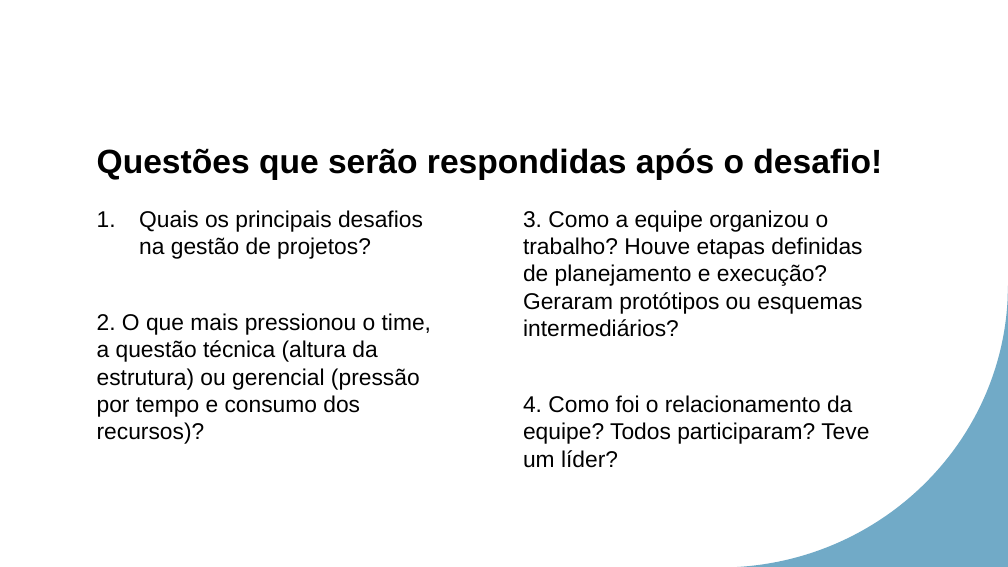
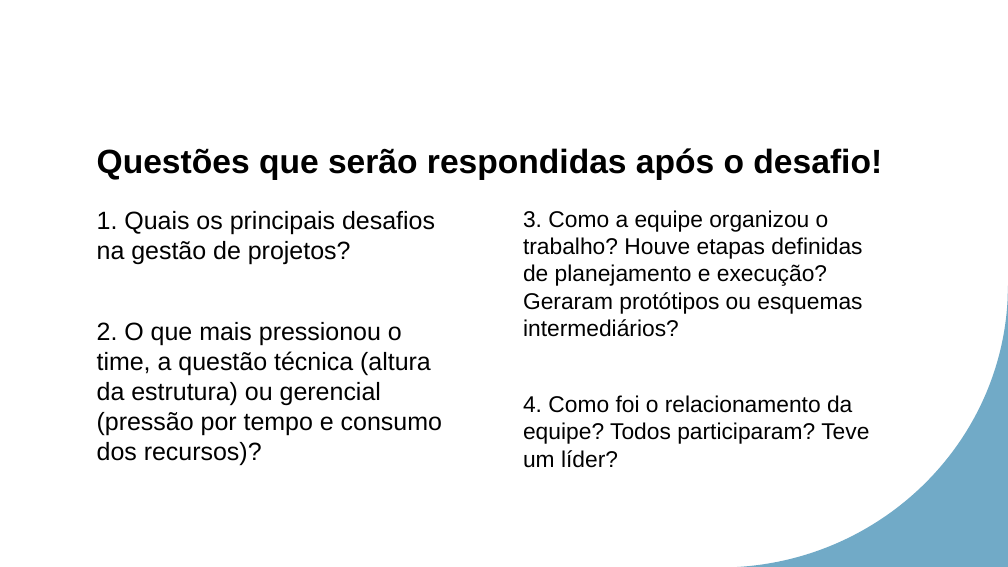
Before and after one commit to LeonardoRaiz/FATEC, a slide deck: slide 4 of Aulas/Gestao de Projetos/PPT/Aula 08/Aula 08.pptx. Drawn at 1008x567 pixels with LibreOffice and Linux fonts; fonts in the diff are those of the drawing. Boxes give left, top, right and bottom in pixels: in the first picture for what was removed or moved away, otherwise in the second. Text is boxed around its words. In the diff, an @@ line names an element or a change of style, - is before the commit and + after.

```diff
--- a/Aulas/Gestao de Projetos/PPT/Aula 08/Aula 08.pptx
+++ b/Aulas/Gestao de Projetos/PPT/Aula 08/Aula 08.pptx
@@ text at [97,211,435,265]: text changed; size 21.7 to 23.8 pt @@
-1. Quais os principais desafios na gestão de projetos?
+1. Quais os principais desafios na gestão de projetos?
@@ text at [97,322,442,466]: size 21.7 to 23.8 pt in "2. O que mais pressionou o time, ..." @@
```
Also in this commit, not shown: 2 other slides changed, 1 other file.
